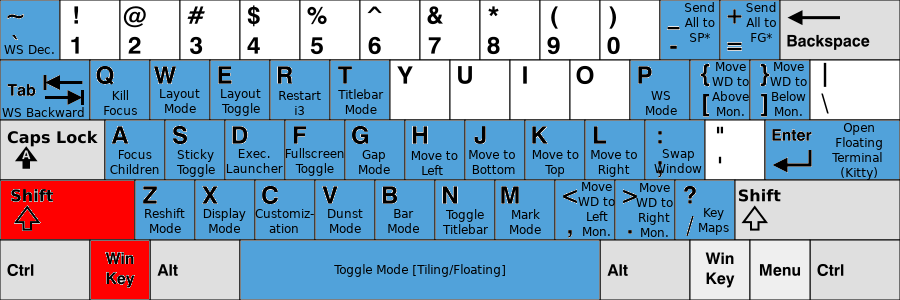
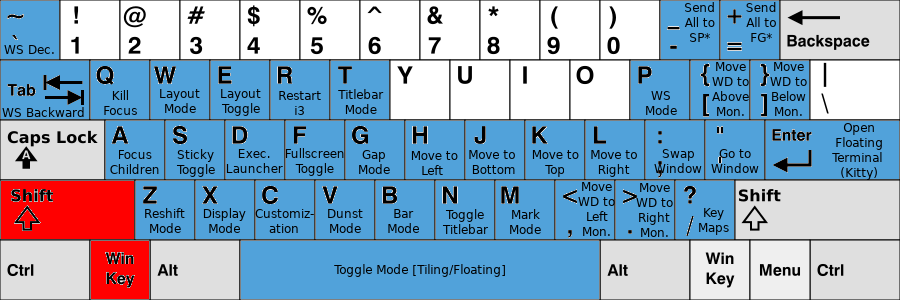
Before/after of a w=900, h=300 layered artwork. What changed in the layer stack:
added layer "Go to ..." above "KB_United_States-NoAltGr.svg" over [711,149,759,173]
painted on "KB_United_States-NoAltGr.svg" over [706,121,764,179]
